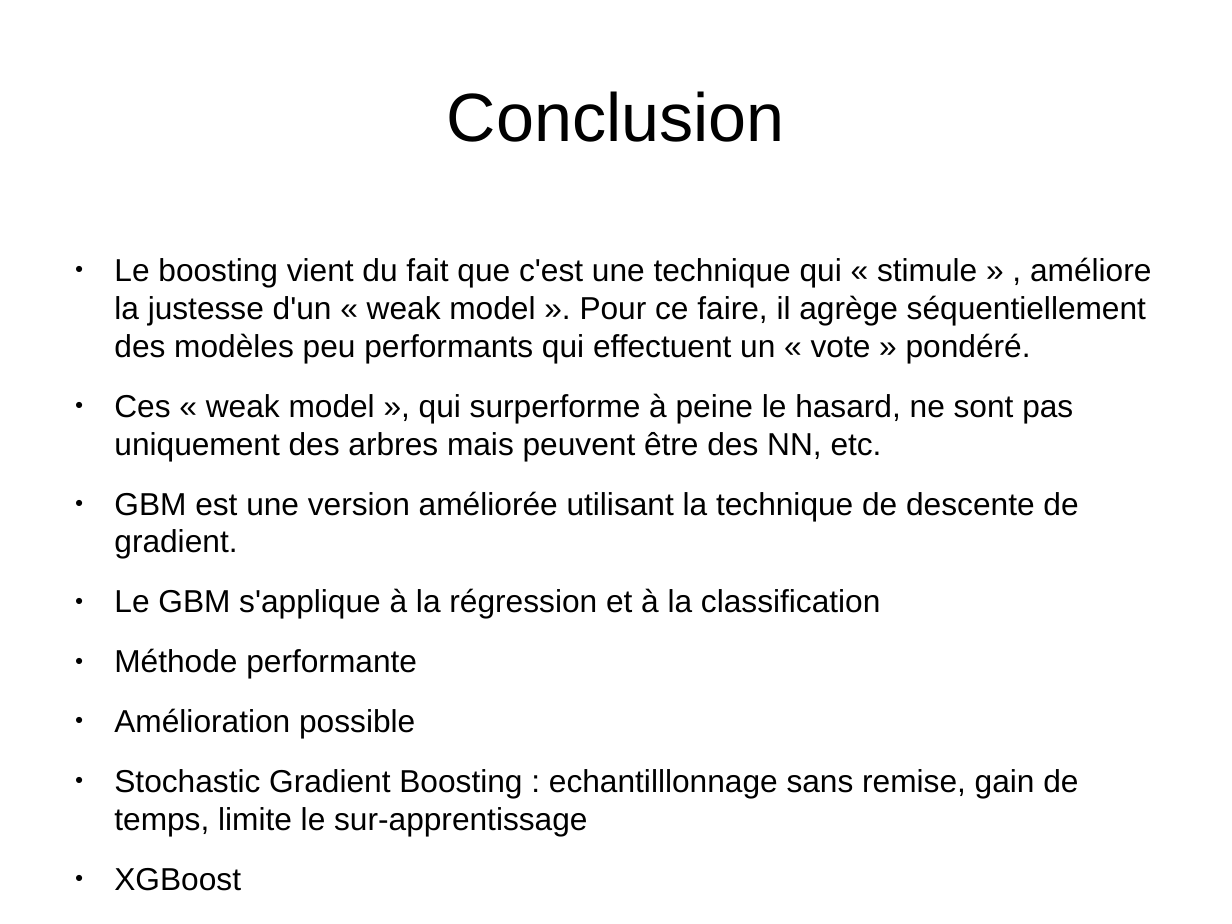
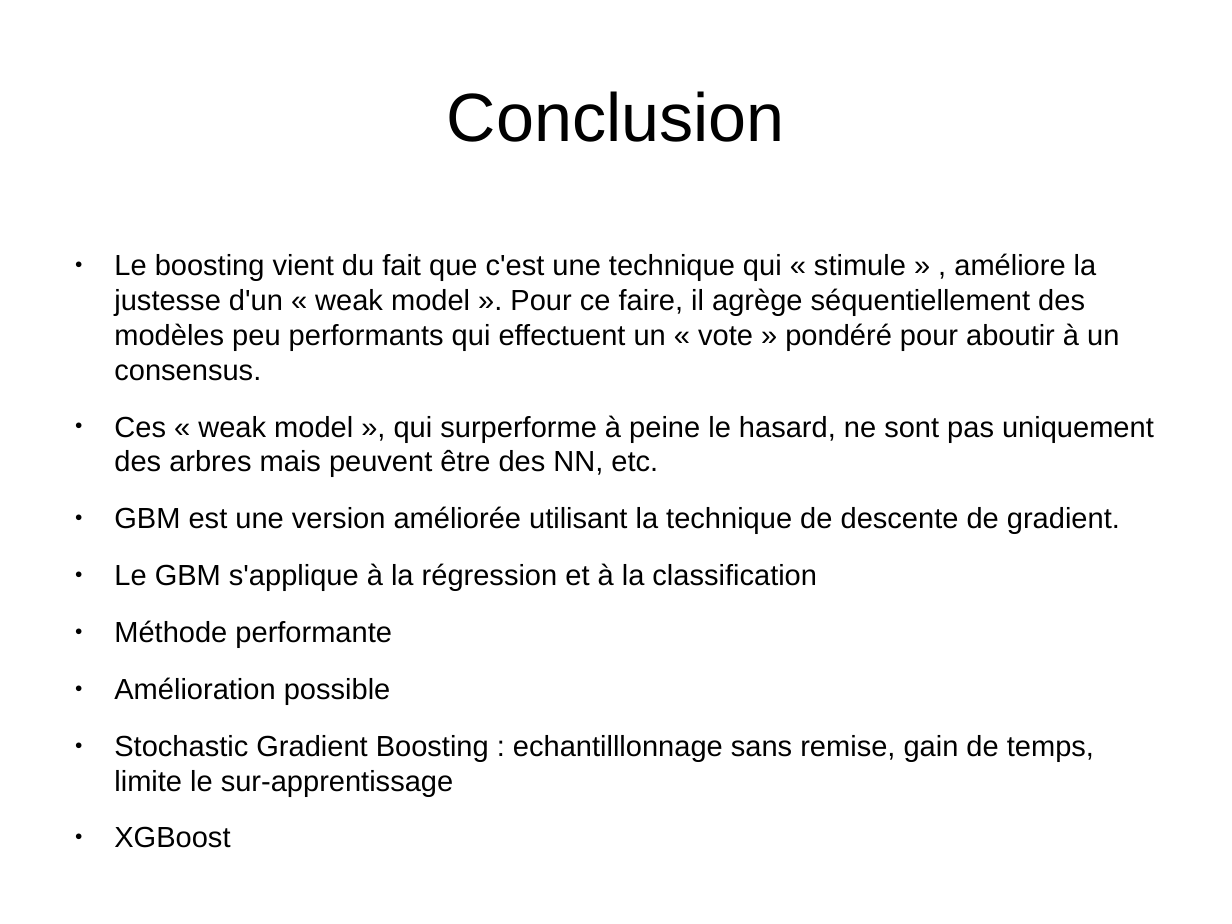
Before and after one commit to kad15/GBM, a slide deck: slide 19 of GBM_kad.odp. Drawn at 1232x924 pixels with LibreOffice and Linux fonts; fonts in the diff are those of the drawing; background and template pictures are left out. Boxes give left, top, right and bottom in pixels: in the first picture for what was removed or moved away, otherwise in the second. Text is boxed around its words. In the diff, an @@ line names an element or a change of style, - is before the commit and + after.

```diff
--- a/GBM_kad.odp
+++ b/GBM_kad.odp
@@ text at (x1=114, y1=253, x2=1119, y2=381): text changed; size 20.4 to 18.7 pt @@
-● Le boosting vient du fait que c'est une technique qui « stimule » , améliore la justesse d'un « weak model ». Pour ce faire, il agrège séquentiellement des modèles peu performants qui effectuent un « vote » pondéré.
+● Le boosting vient du fait que c'est une technique qui « stimule » , améliore la justesse d'un « weak model ». Pour ce faire, il agrège séquentiellement des modèles peu performants qui effectuent un « vote » pondéré pour aboutir à un consensus.
@@ text at (x1=114, y1=415, x2=1154, y2=848): size 20.4 to 18.7 pt in "Ces « weak model », qui surperforme ...", "GBM est une version améliorée utilisant la ...", "Le GBM s'applique à la régression et ...", "Méthode performante" and 3 more places @@
```
Also in this commit, not shown: 1 other slide changed.
